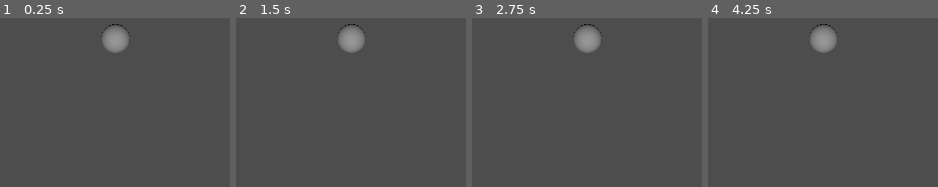
Above: before the commit, frames 1-4 (left to right).
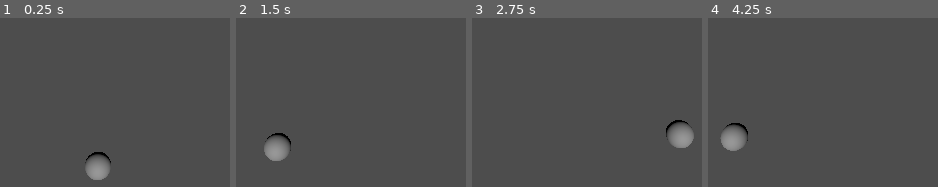
Above: after the commit, the same moments.

Repository: borismassesa/double_pendulum-simulation
Game: Godot game, scene res://main.tscn
Two runs of this game, one before a commit and one after it. Both use one fixed random seed, a clock stepped at 60 frames per second and the inputs below.
Inputs (mouse positions are in pixels of both pictures, inside the frame that each line leads up to):
- Up to frame 1 (0.25 s): no input
- Up to frame 2 (1.5 s): move the mouse to (outside the picture) at 0.52 s; click (outside the picture) at 0.67 s; drag from (outside the picture) to (311, 127) at 1.27 s
- Up to frame 3 (2.75 s): move the mouse to (outside the picture) at 2.02 s; click (outside the picture) at 2.17 s
- Up to frame 4 (4.25 s): drag from (783, 127) to (outside the picture) at 2.77 s; move the mouse to (outside the picture) at 3.52 s; click (outside the picture) at 3.67 s

The runs differ from the first frame. In frame 1, 2.6% of the frame differs, in the area x 36-57%, y 3-96%; in frame 2, 2.7%; in frame 3, 2.7%, in the area x 43-97%, y 3-77%; in frame 4, 2.7%.

Commit message:
Added motion to single pendulum mass

Diff:
--- a/main.tscn
+++ b/main.tscn
@@ -8,6 +8,7 @@
 [node name="Main" type="Node3D"]
 
 [node name="Camera3D" type="Camera3D" parent="."]
+transform = Transform3D(1, 0, 0, 0, 1, 0, 0, 0, 1, 0, 0, 1.99502)
 script = ExtResource("1_wdc7y")
 
 [node name="DirectionalLight3D" type="DirectionalLight3D" parent="."]
--- a/scripts/pendulum.gd
+++ b/scripts/pendulum.gd
@@ -1,6 +1,6 @@
 extends Node3D
 
-@onready var massOne = $"/root/Main/PendulumSystem/Pivot/Arm/Mass1"
+@onready var massOne = $"/root/Main/PendulumSystem/Pivot/Arm1/Mass1"
 # Constants for physics calculations
 const GRAVITY: float = 9.8    # Gravity constant
 const DAMPING: float = 0.999  # Damping factor to simulate air resistance
@@ -9,7 +9,7 @@
 # Properties for first pendulum arm
 var angle1: float = PI/4           # Initial angle (45 degrees)
 var angular_velocity1: float = 0.0 # Starting angular velocity
-var length1: float = 2.0          # Length of first arm
+var length1: float = 5.0          # Length of first arm
 var mass1: float = 1.0            # Mass of first bob
 
 # Properties for second pendulum arm
@@ -36,8 +36,9 @@
 	# This is where we'll add the mathematical calculations later
 
 	var angular_acceleration = -(GRAVITY/length1) * sin(angle1)
-	angular_velocity1 = angular_acceleration * delta
+	angular_velocity1 = angular_velocity1 + angular_acceleration * delta * 25
 	angle1 += angular_velocity1 * delta
+	print(angle1)
 
 	pass
 
@@ -47,5 +48,5 @@
 	# This will transform our calculated angles into 3D positions
 	var x = length1 * sin(angle1)
 	var y = -length1 * cos(angle1)
-	#massOne.transform.origin = Vector3(x,y,0)
+	massOne.transform.origin = Vector3(x,y,0)
 	pass
